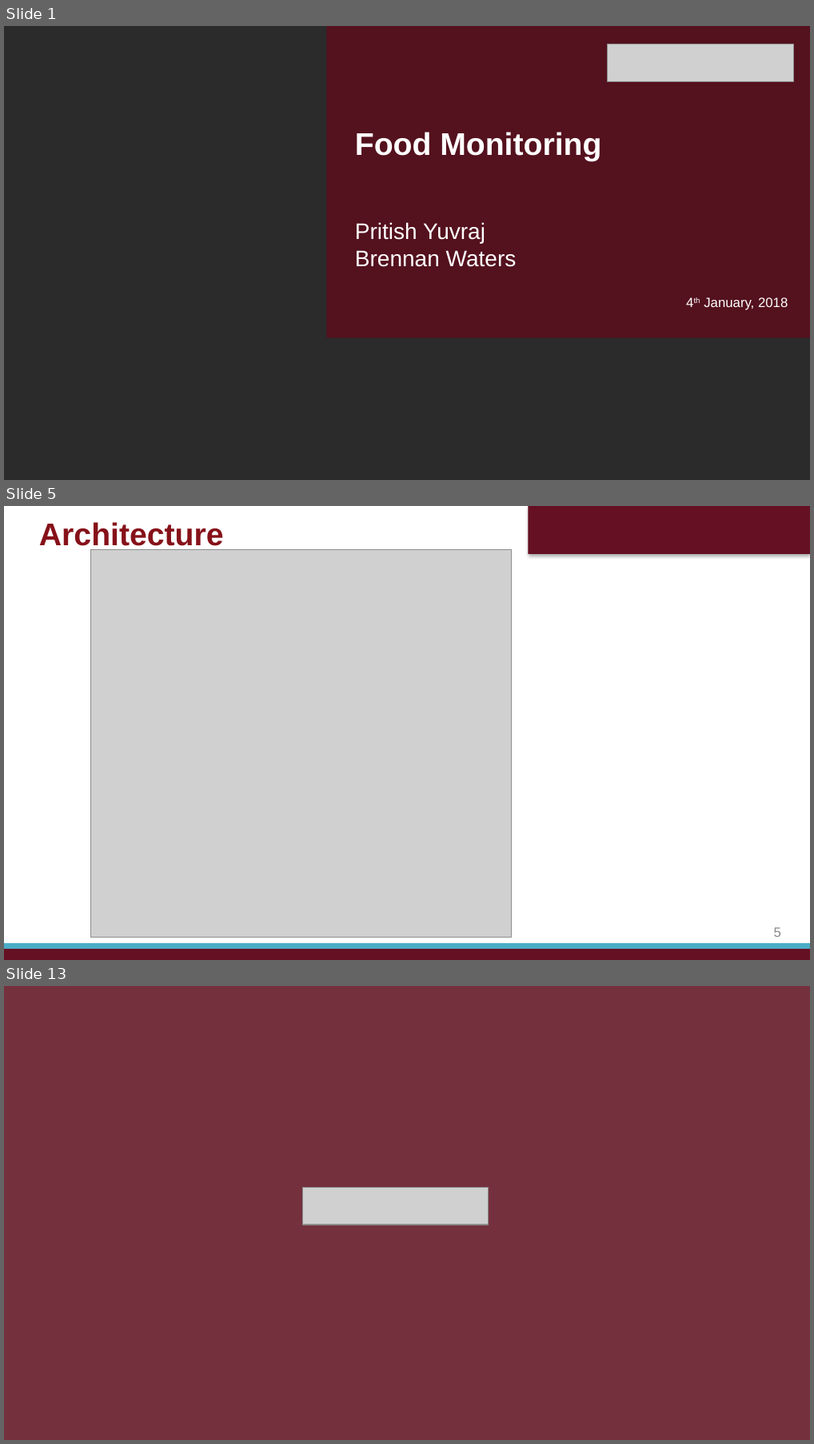
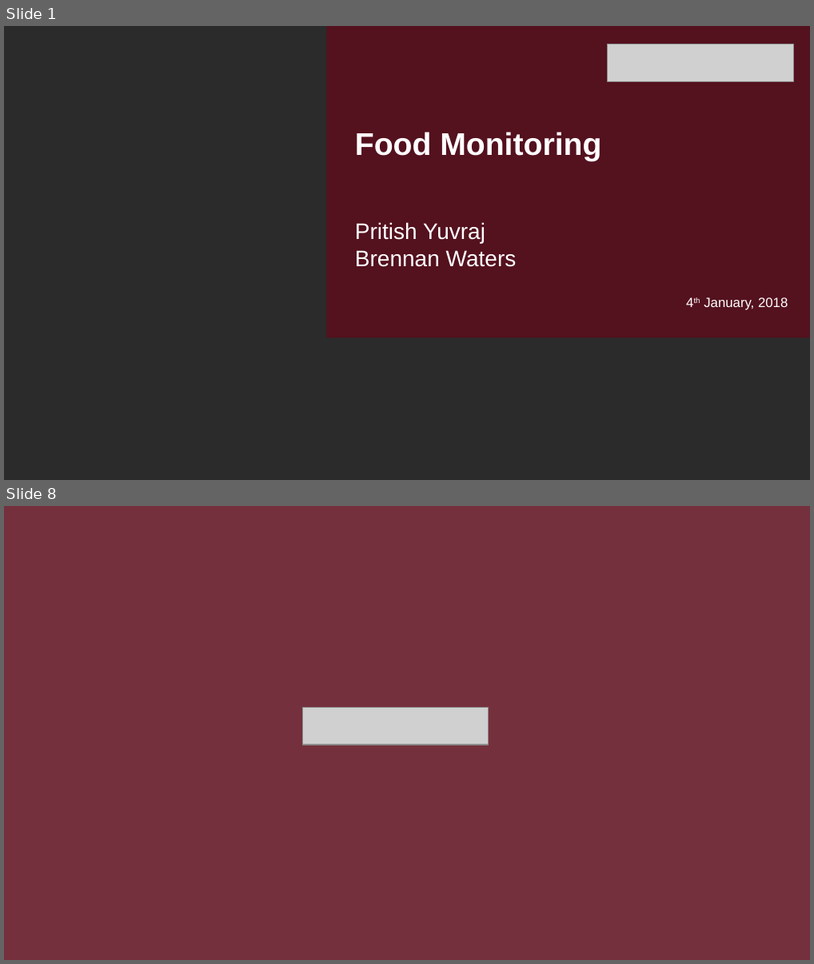
Before and after one commit to bwaters34/foodMonitoringNLP, a slide deck: Presentation/presentation1-11.pptx. Shown one above the other, each under a label of ours: slides 1, 5 and 13 before the commit, slides 1 and 8 after it; the slides between them are not shown. The pictures are 814x1444 and 814x964 pixels, drawn with LibreOffice and Linux fonts; fonts in the diff are those of the drawing; grey boxes stand for pictures; background and template pictures are left out; a plain dark background stands for a picture behind light text. Boxes give left, top, right and bottom in pixels: in the first picture for what was removed or moved away, otherwise in the second. Text is boxed around its words. In the diff, an @@ line names an element or a change of style, - is before the commit and + after.

```diff
--- a/Presentation/presentation1-11.pptx
+++ b/Presentation/presentation1-11.pptx
@@ slide 5 removed at (4, 506, 810, 960), background #FFFFFF @@
@@ text removed at (39, 522, 224, 552) @@
-Architecture
@@ rectangle removed at (528, 506, 810, 554) @@
@@ picture removed at (90, 549, 511, 936) @@
@@ page number removed at (774, 927, 782, 936) @@
-5
@@ rectangle removed at (4, 948, 810, 960) @@
@@ rectangle removed at (4, 943, 810, 948) @@
@@ what was slide 13 is now slide 8 @@
```
Also in this commit, not shown: 1 slide changed, 5 slides added, 9 other slides removed, 1 other file.
